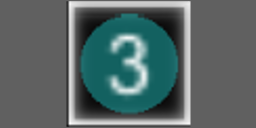
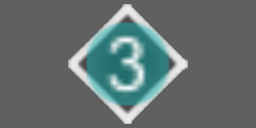
Layer changes from the first 256 × 128 image to the second:
painted on "Pasted Layer" over [66, 1, 191, 127]
